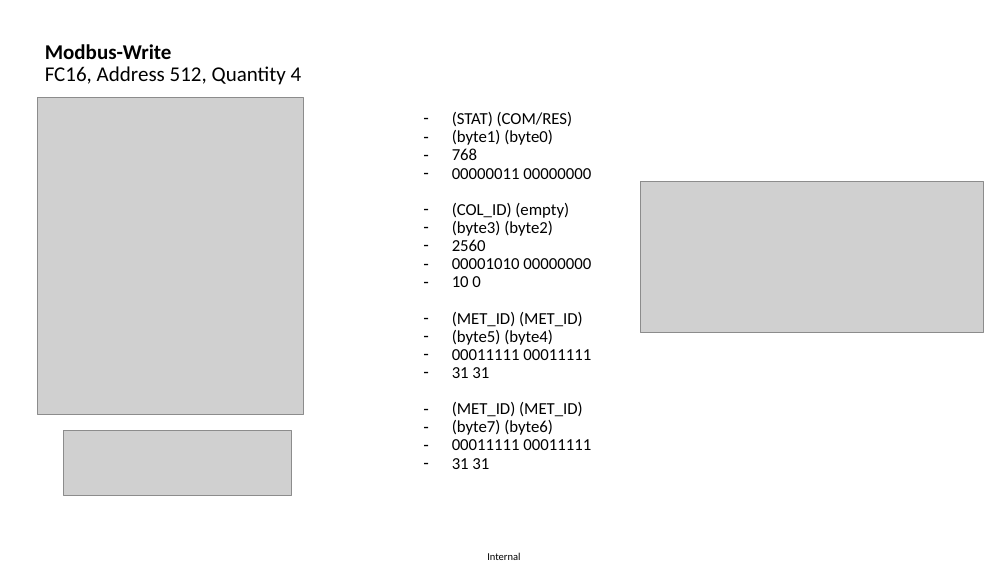
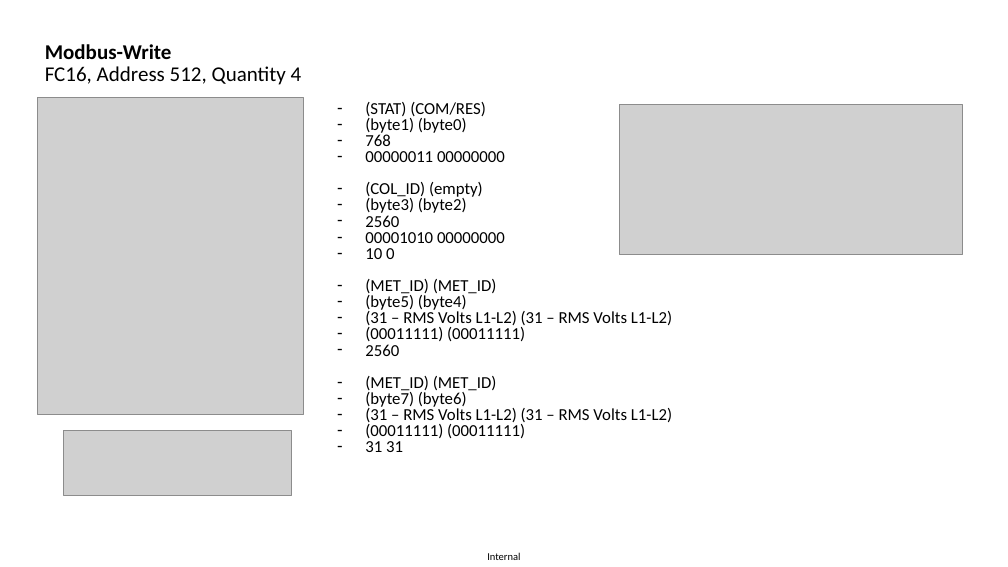
Before and after one commit to mpsaltis/Node-RED_Modbus-PowerMeasurementModule, a slide deck: slide 3 of info_Modbus_PMM.pptx. Drawn at 1008x567 pixels with LibreOffice and Linux fonts; fonts in the diff are those of the drawing; grey boxes stand for pictures. Boxes give left, top, right and bottom in pixels: in the first picture for what was removed or moved away, otherwise in the second. Text is boxed around its words. In the diff, an @@ line names an element or a change of style, - is before the commit and + after.

```diff
--- a/info_Modbus_PMM.pptx
+++ b/info_Modbus_PMM.pptx
@@ text "(STAT) (COM/RES)": place and size @@
-text "(STAT) (COM/RES)" at (452,130,591,469)
+text "(STAT) (COM/RES)" at (365,102,672,452)
@@ text "(STAT) (COM/RES)" at (365,102,672,452): vertical alignment middle to top @@
@@ text at (365,102,505,452): line spacing 0.9 to 0.8 @@
@@ picture: place and size @@
-picture at (640,181,984,332)
+picture at (619,104,963,255)
@@ text at (365,311,672,356): text changed @@
-– 00011111 00011111
-– 31 31
+– (31 – RMS Volts L1-L2) (31 – RMS Volts L1-L2)
+– (00011111) (00011111)
+– 2560
@@ text at (365,408,672,438): text changed @@
-– 00011111 00011111
+– (31 – RMS Volts L1-L2) (31 – RMS Volts L1-L2)
+– (00011111) (00011111)
```
Also in this commit, not shown: 2 other slides changed, 1 slide added, 1 slide removed.
